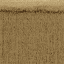
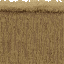
Two versions of the same layered image (w=64, h=64). Layer-by-layer changes:
renamed "Background" to "Layer 3", opacity 100% → 20%, moved it above "Layer 2", painted on it over (0, 0, 64, 64)
painted on "Layer 1", masked it over (0, 0, 64, 64)
